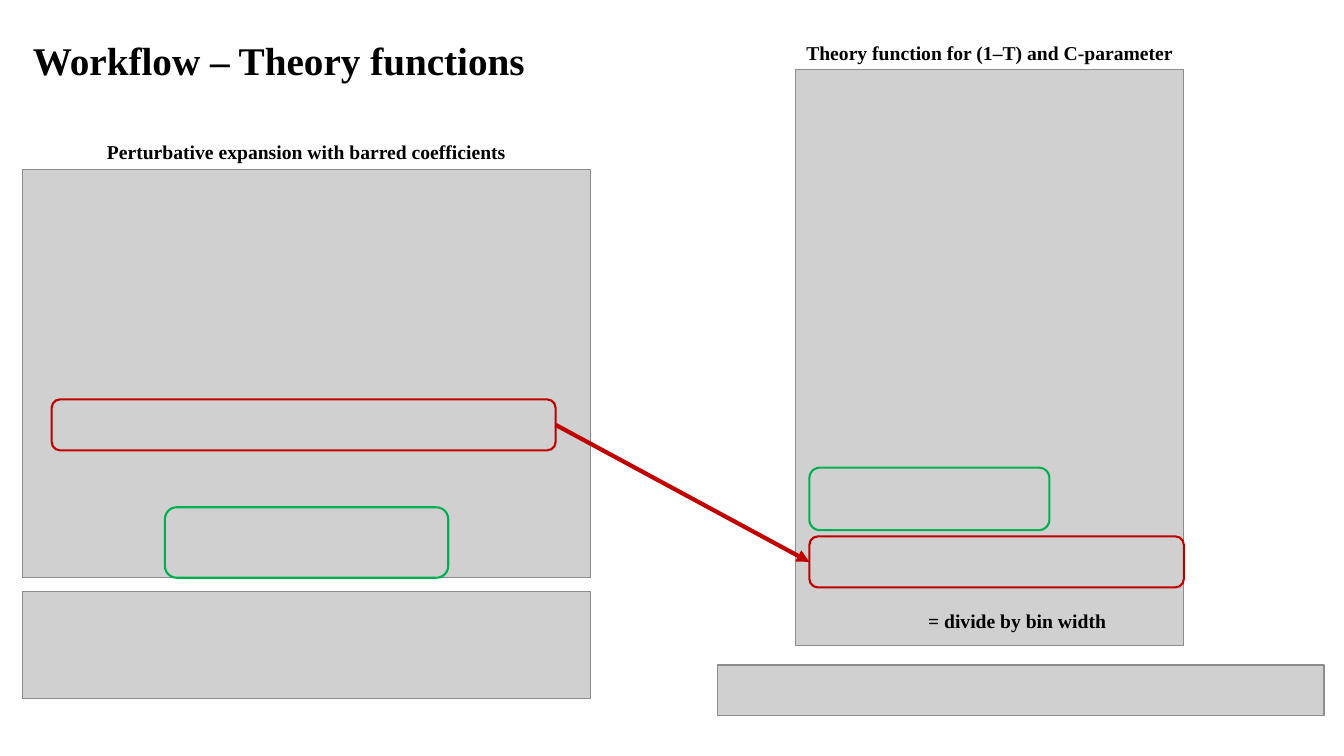
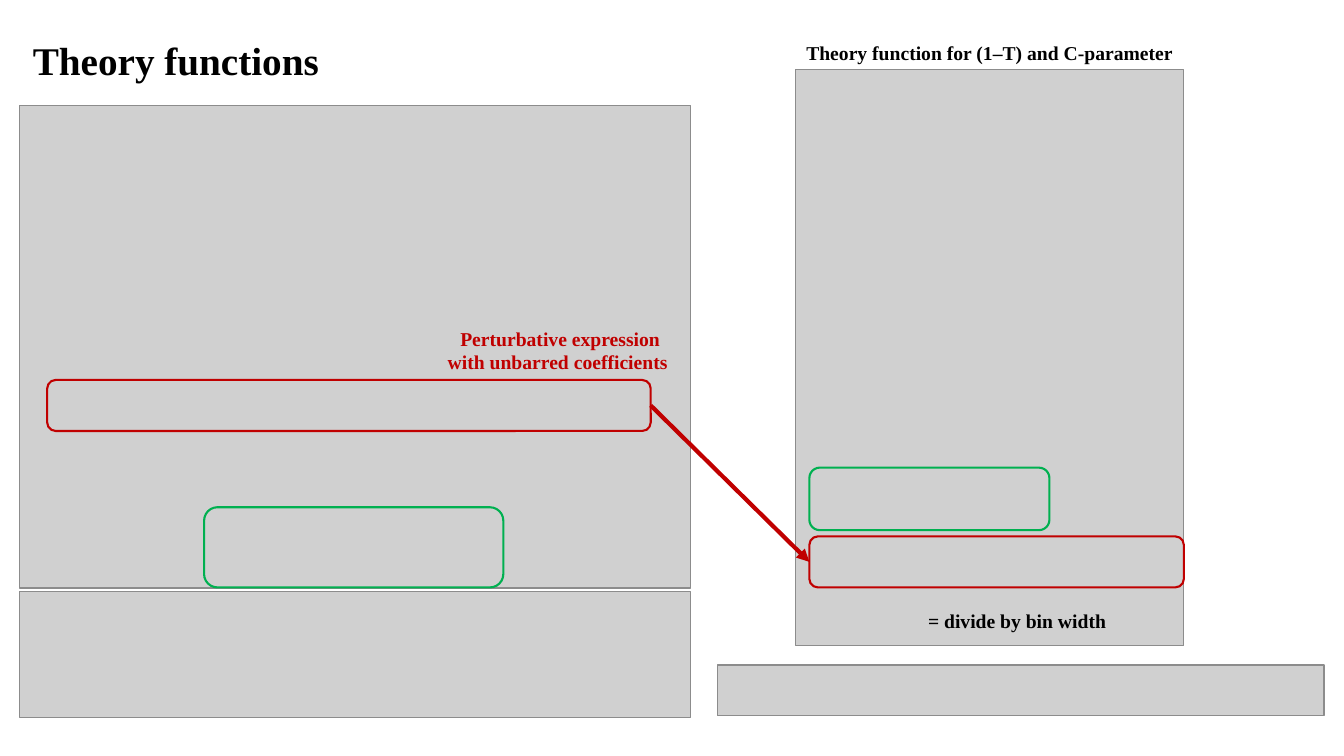
Before and after one commit to phil-mathew/HEP-Pheno-Project, a slide deck: slide 4 of MPI-AlphaS.pptx. Drawn at 1344x756 pixels with LibreOffice and Linux fonts; fonts in the diff are those of the drawing; grey boxes stand for pictures. Boxes give left, top, right and bottom in pixels: in the first picture for what was removed or moved away, otherwise in the second. Text is boxed around its words. In the diff, an @@ line names an element or a change of style, - is before the commit and + after.

```diff
--- a/MPI-AlphaS.pptx
+++ b/MPI-AlphaS.pptx
@@ title at (33,47,318,83): text changed @@
-Workflow – Theory functions
+Theory functions
@@ picture: place and size @@
-picture at (23,169,591,578)
+picture at (20,106,692,589)
@@ text at (448,332,668,370): text changed; text colour #000000 to #C00000 @@
-Perturbative expansion with barred coefficients
+Perturbative expression with unbarred coefficients
@@ rounded rectangle: place and size @@
-rounded rectangle at (51,399,556,451)
+rounded rectangle at (47,380,651,432)
@@ arrow moved from (556, 425) - (810, 562) to (651, 405) - (810, 562) @@
@@ rounded rectangle: place and size @@
-rounded rectangle at (165,507,449,578)
+rounded rectangle at (205,507,504,588)
@@ picture: place and size @@
-picture at (23,592,591,699)
+picture at (20,592,692,718)
```
Also in this commit, not shown: 4 other slides changed, 7 slides added, 2 slides removed, 15 other files.
